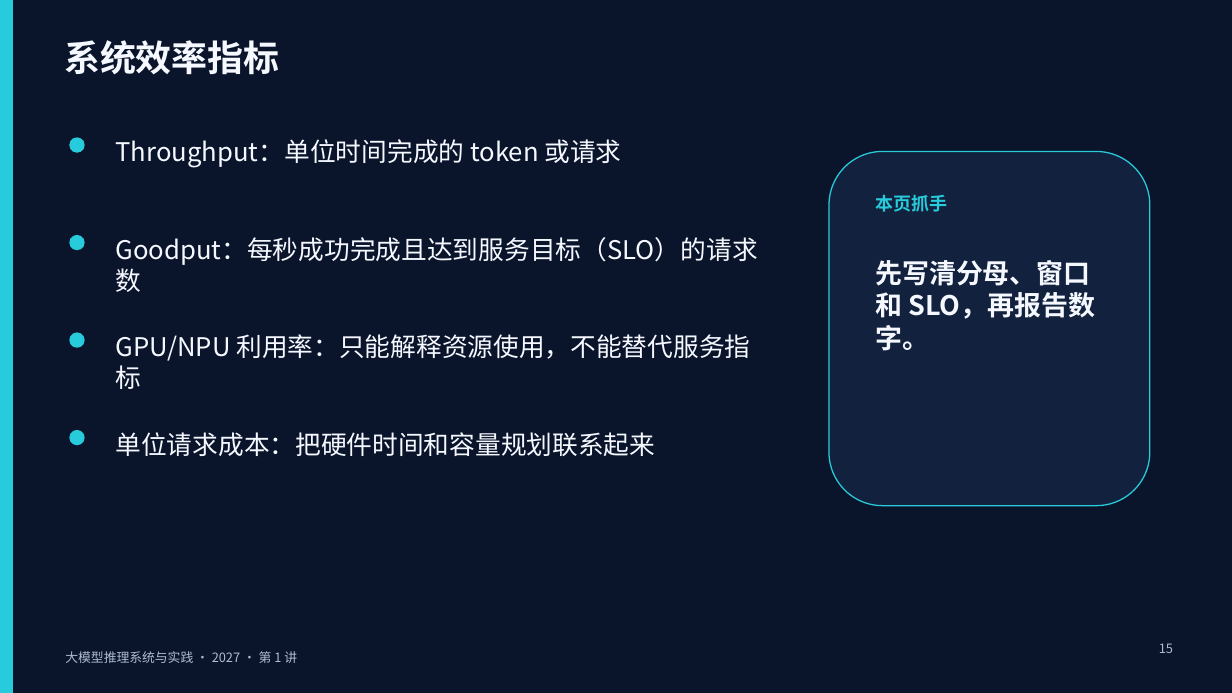
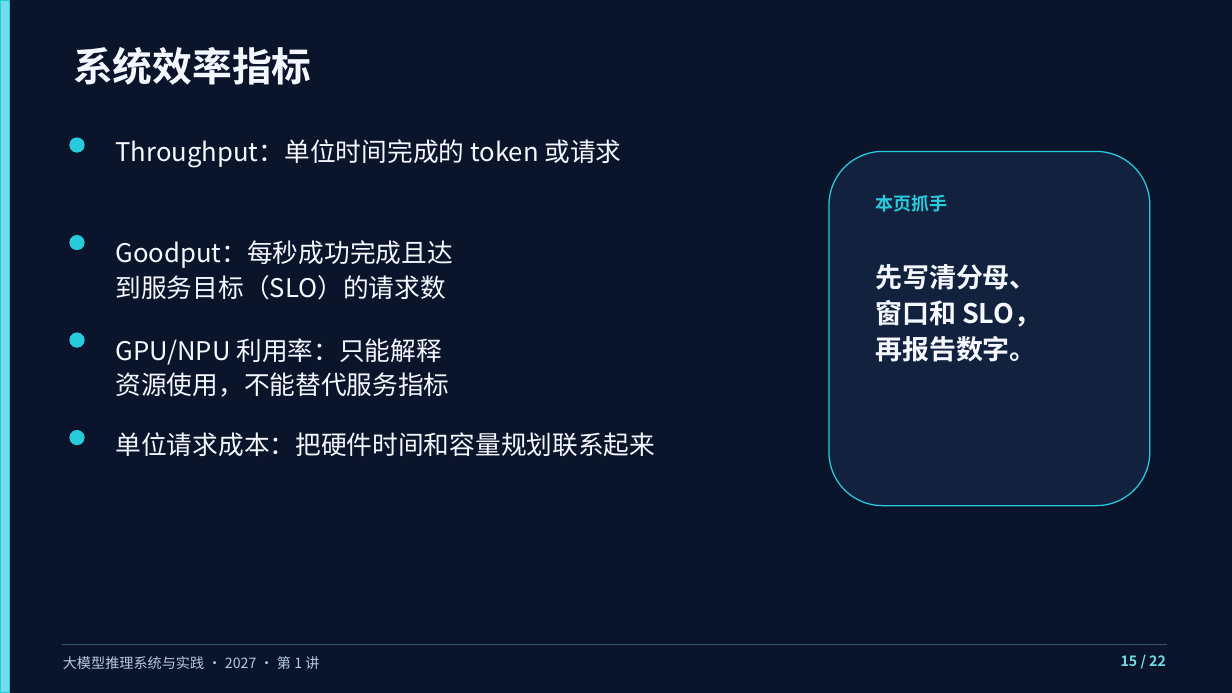
Before and after one commit to vLLM-HUST/intro-to-llm-inference-engines, a slide deck: slide 15 of build/slides/2027/lectures-8-pptx/第01讲_课程导论与评价指标.pptx. Drawn at 1232x693 pixels with LibreOffice and Linux fonts; fonts in the diff are those of the drawing. Boxes give left, top, right and bottom in pixels: in the first picture for what was removed or moved away, otherwise in the second. Text is boxed around its words. In the diff, an @@ line names an element or a change of style, - is before the commit and + after.

Commit message:
Refine the projection layout across all ten course decks

```diff
--- a/build/slides/2027/lectures-8-pptx/第01讲_课程导论与评价指标.pptx
+++ b/build/slides/2027/lectures-8-pptx/第01讲_课程导论与评价指标.pptx
@@ rectangle resized from (x1=0, y1=0, x2=13, y2=693) to (x1=0, y1=0, x2=9, y2=693) @@
@@ rectangle at (x1=0, y1=0, x2=9, y2=693): fill #28CBDB to #72DDE9 @@
@@ text "系统效率指标" moved from (x1=64, y1=40, x2=279, y2=75) to (x1=73, y1=47, x2=312, y2=85) @@
@@ text "系统效率指标" at (x1=73, y1=47, x2=312, y2=85): size 28 to 31 pt, text colour #F5F8FF to #F3F7FF @@
@@ text at (x1=115, y1=240, x2=452, y2=300): text changed @@
-Goodput：每秒成功完成且达到服务目标（SLO）的请求数
+Goodput：每秒成功完成且达
+到服务目标（SLO）的请求数
@@ text at (x1=875, y1=264, x2=1041, y2=362): text changed @@
-先写清分母、窗口和 SLO，再报告数字。
+先写清分母、
+窗口和 SLO，
+再报告数字。
@@ text at (x1=115, y1=338, x2=449, y2=397): text changed @@
-GPU/NPU 利用率：只能解释资源使用，不能替代服务指标
+GPU/NPU 利用率：只能解释
+资源使用，不能替代服务指标
@@ rectangle added at (x1=62, y1=644, x2=1167, y2=645), fill #36506B @@
@@ text "大模型推理系统与实践 · 2027 · 第 ..." at (x1=63, y1=656, x2=319, y2=669): size 10 to 11 pt, text colour #AEBCD3 to #B8C9E0; line spacing 1 to 1.1 @@
@@ rectangle removed at (x1=1119, y1=637, x2=1183, y2=670) @@
@@ text at (x1=1121, y1=655, x2=1166, y2=666): text changed; size 10 to 11 pt; text colour #AEBCD3 to #72DDE9; bold on @@
-15
+15 / 22
```
Also in this commit, not shown: 21 other slides changed, 9 other files.
